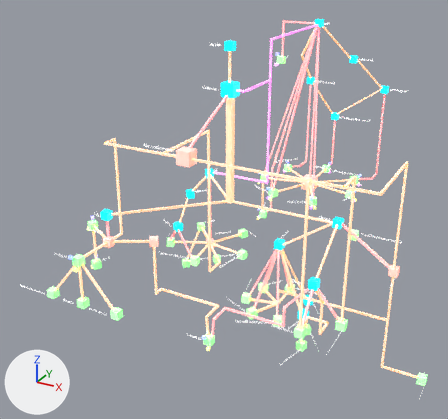
An edit to the glTF model src/assets/CollectionFramework.glb, drawn before and after from the same camera.
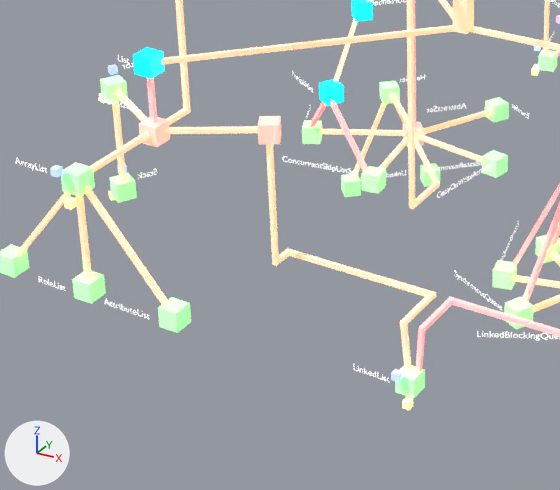
Each version appears first whole from a 50 mm lens placed at (236.0, -450.0, 261.0), pointed at (-25.0, 25.0, 23.0), and next in a close-up on the part from 11% to 60% of the width and 45% to 91% of the height. Every picture has the same lights, and +X, +Y and +Z are marked at lower left. Where no turn or scale is listed for an object, it has been applied to the vertices.
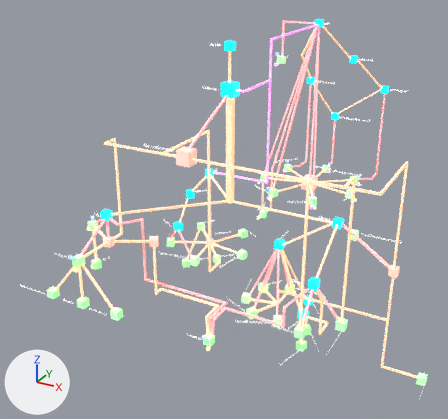
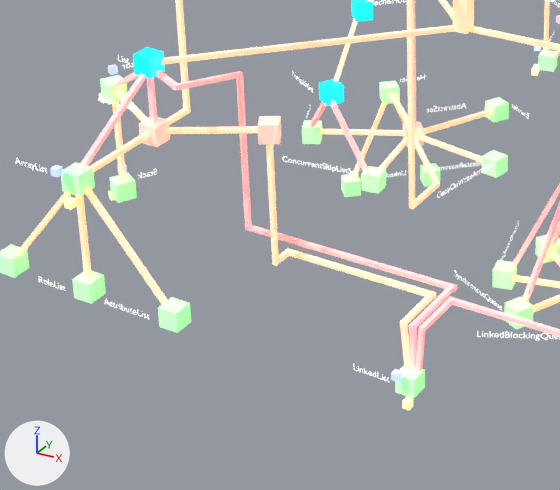
Where the newer file only moved an object's origin or applied its transform, the numbers keep the older frame.

Edits to the bpy script that builds the scene:
```text
Add me_cube_008:
    me_cube_008.from_pydata([(4.86, -0.86, -1.32), (-4.14, -0.86, 2.88), (4.14, -0.86, -2.88), (-4.86, -0.86, 1.32), (4.86, 0.86, -1.32), (-4.14, 0.86, 2.88), (4.14, 0.86, -2.88), (-4.86, 0.86, 1.32)], [], [(0, 1, 3), (0, 3, 2), (2, 3, 7), (2, 7, 6), (6, 7, 5), (6, 5, 4), (4, 5, 1), (4, 1, 0), (7, 3, 1), (7, 1, 5)])
    me_cube_008.materials.append(mat_implements)  # white #ffffff
Add me_cube_007:
    me_cube_007.from_pydata([(-0.9, 17.6, -5.6), (-0.9, -18.1, 4.0), (-0.9, 18.1, -4.0), (-0.9, -17.6, 5.6), (0.9, 17.6, -5.6), (0.9, -18.1, 4.0), (0.9, 18.1, -4.0), (0.9, -17.6, 5.6)], [], [(0, 1, 3), (0, 3, 2), (2, 3, 7), (2, 7, 6), (6, 7, 5), (6, 5, 4), (4, 5, 1), (4, 1, 0), (7, 3, 1), (7, 1, 5)])
    me_cube_007.materials.append(mat_implements)  # white #ffffff
Add me_cube_005:
    me_cube_005.from_pydata([(-0.9, -0.9, -10.7), (-0.9, -0.9, 10.7), (-0.9, 0.9, -10.7), (-0.9, 0.9, 10.7), (0.9, -0.9, -10.7), (0.9, -0.9, 10.7), (0.9, 0.9, -10.7), (0.9, 0.9, 10.7)], [], [(0, 1, 3), (0, 3, 2), (2, 3, 7), (2, 7, 6), (6, 7, 5), (6, 5, 4), (4, 5, 1), (4, 1, 0), (7, 3, 1), (7, 1, 5)])
    me_cube_005.materials.append(mat_implements)  # white #ffffff
Add me_cube_004:
    me_cube_004.from_pydata([(-0.9, 14.7, -0.9), (-0.9, -14.7, -0.9), (-0.9, 14.7, 0.9), (-0.9, -14.7, 0.9), (0.9, 14.7, -0.9), (0.9, -14.7, -0.9), (0.9, 14.7, 0.9), (0.9, -14.7, 0.9)], [], [(0, 1, 3), (0, 3, 2), (2, 3, 7), (2, 7, 6), (6, 7, 5), (6, 5, 4), (4, 5, 1), (4, 1, 0), (7, 3, 1), (7, 1, 5)])
    me_cube_004.materials.append(mat_implements)  # white #ffffff
Add me_cube_003:
    me_cube_003.from_pydata([(-36.2, 0.8, -0.9), (-36.2, 0.8, 0.9), (-36.2, -0.9, -0.9), (-36.2, -0.9, 0.9), (51.6, 0.9, -0.9), (51.6, 0.9, 0.9), (51.6, -0.8, 0.9), (51.6, -0.8, -0.9)], [], [(4, 0, 1), (4, 1, 5), (5, 1, 3), (5, 3, 6), (6, 3, 2), (6, 2, 7), (7, 2, 0), (7, 0, 4), (3, 1, 0), (3, 0, 2)])
    me_cube_003.materials.append(mat_implements)  # white #ffffff
Add me_cube_011:
    me_cube_011.from_pydata(...)  # 12 vertices, 18 faces; spans x -33.8..-0.1, y -0.2..20.2, z -24.4..-1.6
    me_cube_011.materials.append(mat_implements)  # white #ffffff
Add me_cube_009:
    me_cube_009.from_pydata(...)  # 12 vertices, 18 faces; spans x -1.0..0.7, y -38.6..-0.7, z -24.4..-1.6
    me_cube_009.materials.append(mat_implements)  # white #ffffff
Add me_cube_006:
    me_cube_006.from_pydata(...)  # 12 vertices, 18 faces; spans x -1.0..0.7, y -1.2..0.6, z -67.0..-3.5
    me_cube_006.materials.append(mat_implements)  # white #ffffff
Add ob_cube_142:
    ob_cube_142 = bpy.data.objects.new('Cube.142', me_cube_008)
    ob_cube_142.location = (-77.6, -74.8, 39.6)
Add ob_cube_141:
    ob_cube_141 = bpy.data.objects.new('Cube.141', me_cube_007)
    ob_cube_141.location = (-73.5, -57.9, 33.0)
Add ob_cube_080:
    ob_cube_080 = bpy.data.objects.new('Cube.080', me_cube_005)
    ob_cube_080.location = (12.7, -67.8, -42.8)
Add ob_cube_075:
    ob_cube_075 = bpy.data.objects.new('Cube.075', me_cube_004)
    ob_cube_075.location = (12.7, -54.4, -33.1)
Add ob_cube_074:
    ob_cube_074 = bpy.data.objects.new('Cube.074', me_cube_003)
    ob_cube_074.location = (-37.6, -40.5, -33.3)
Add ob_cube_195:
    ob_cube_195 = bpy.data.objects.new('Cube.195', me_cube_011)
    ob_cube_195.location = (-83.9, -75.2, 44.3)
Add ob_cube_143:
    ob_cube_143 = bpy.data.objects.new('Cube.143', me_cube_009)
    ob_cube_143.location = (-83.9, -75.2, 44.3)
Add ob_cube_122:
    ob_cube_122 = bpy.data.objects.new('Cube.122', me_cube_006)
    ob_cube_122.location = (-72.8, -40.2, 32.8)
```

Changed parts and their boxes (x1, y1, x2, y2) in the close-ups (560 x 490 px):
'Cube.074', added
    after: (245, 225, 457, 292)
'Cube.122', added
    after: (236, 71, 252, 227)
'Cube.143', added
    after: (79, 74, 147, 167)
'Cube.141', added
    after: (172, 72, 239, 90)
'Cube.075', added
    after: (409, 283, 456, 331)
'Cube.080', added
    after: (409, 322, 417, 372)
'Cube.142', added
    after: (157, 70, 179, 88)
'Cube.195', added
    after: (114, 72, 139, 88)
